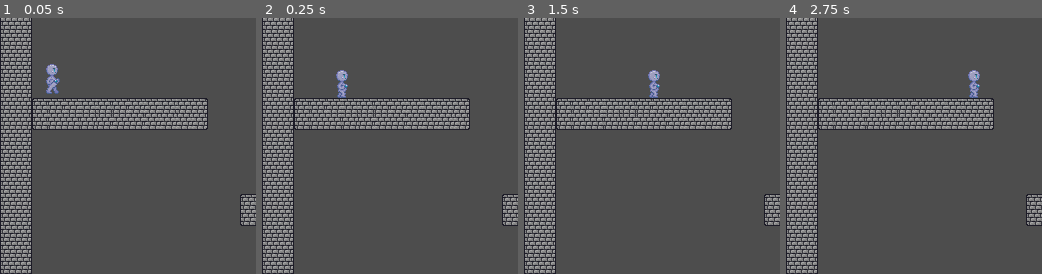
Above: before the commit, frames 1-4 (left to right).
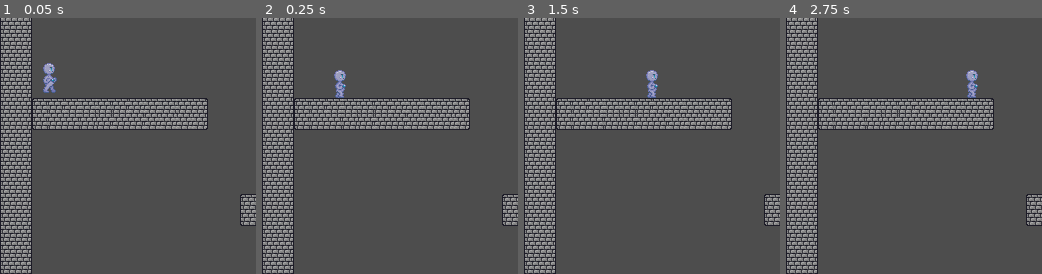
Above: after the commit, the same moments.

Repository: barndles/RolesReversedGMTK
Game: Godot game, scene res://Assets/Player/testLevel.tscn
Two runs of this game, one before a commit and one after it. Both use one fixed random seed, a clock stepped at 60 frames per second and the inputs below. The engine's default icon, where the game draws it, is replaced by a stand-in: a white triangle on a blue panel in a dark square.
Inputs:
- Up to frame 1 (0.05 s): no input
- Up to frame 2 (0.25 s): no input
- Up to frame 3 (1.5 s): click "PLAYING" at 0.5 s; click "PAUSED" at 1.25 s
- Up to frame 4 (2.75 s): click "PLAYING" at 2 s
The pictures show only the part of the screen within x 0-50%, y 0-50%; the shares and areas given below are measured in that part.

The runs differ from the first frame. In frame 1, 0.5% of the frame differs, in the area x 16-24%, y 17-30%; in frame 2, 0.4%; in frame 3, 0.4%; in frame 4, 0.4%.

Commit message:
Pause and simpleenemy fix

Diff:
--- a/Button.gd
+++ b/Button.gd
@@ -2,7 +2,7 @@
 
 # Called when the node enters the scene tree for the first time.
 func _ready():
-	pass # Replace with function body.
+	get_tree().paused = true
 
 
 # Called every frame. 'delta' is the elapsed time since the previous frame.
--- a/ItemList.gd
+++ b/ItemList.gd
@@ -39,4 +39,4 @@
 	if canSpawn:
 		var spawnedObject = spawnables[selection].instantiate()
 		spawnedObject.global_position = get_global_mouse_position()
-		get_parent().get_parent().add_child(spawnedObject)
+		get_tree().root.add_child(spawnedObject)
--- a/simpleEnemy.gd
+++ b/simpleEnemy.gd
@@ -21,6 +21,8 @@
 
 	if is_on_wall():
 		direction = -direction
+	else:
+		direction = sign(velocity.x)
 
 	if is_on_floor():
 		velocity.x = direction * speed
